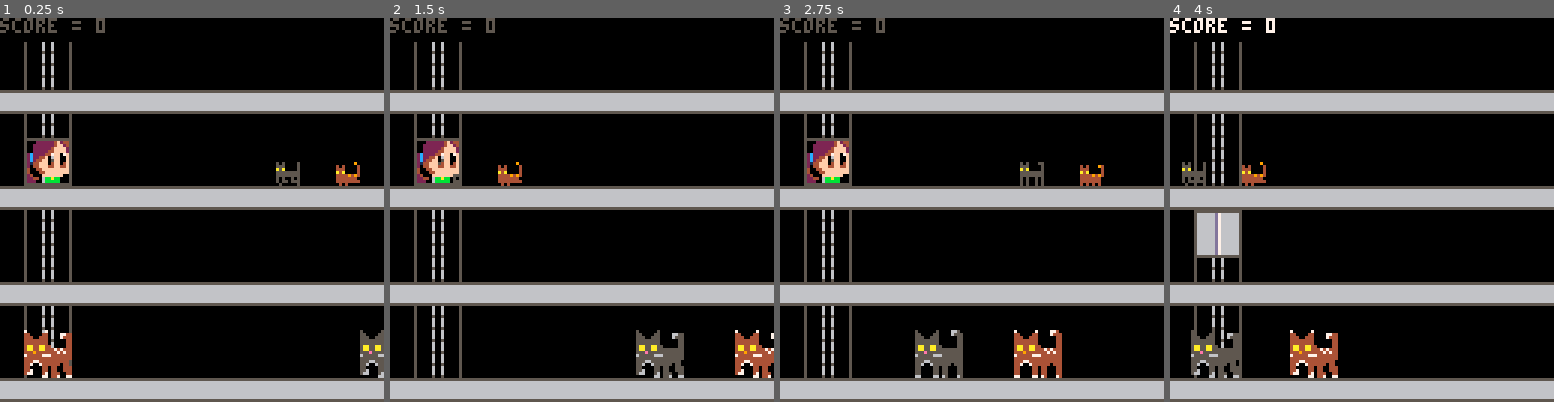
Above: before the commit, frames 1-4 (left to right).
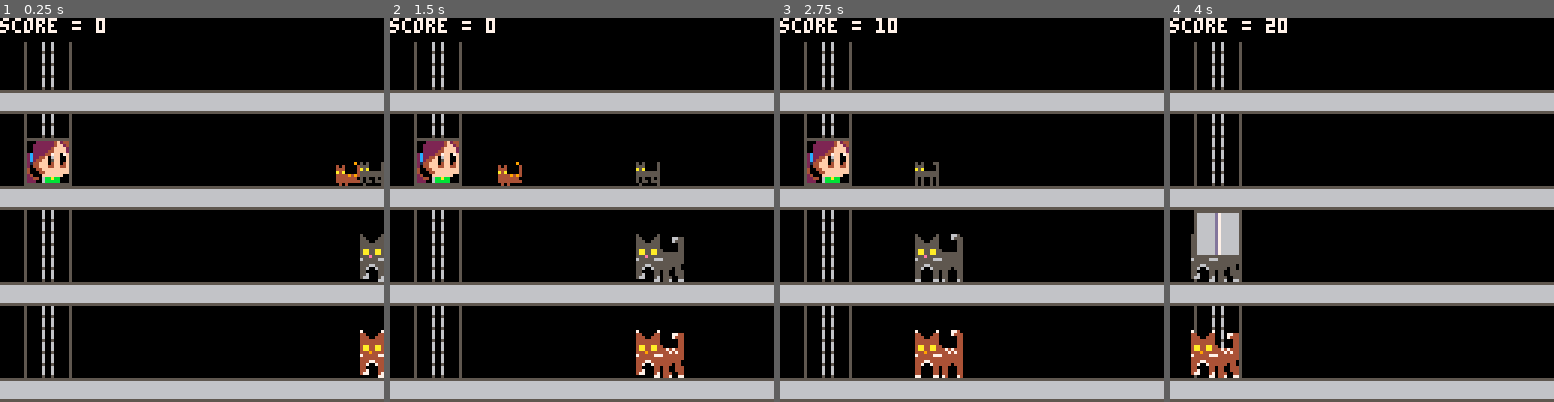
Above: after the commit, the same moments.

Repository: leonardost/cat-catcher-0
Game: PICO-8 cartridge cat_catcher_0.p8
Two runs of this game, one before a commit and one after it. Both use one fixed random seed, a clock stepped at 60 frames per second and the inputs below.
Inputs:
- Up to frame 1 (0.25 s): no input
- Up to frame 2 (1.5 s): tap O (Z key) at 0.7 s
- Up to frame 3 (2.75 s): hold Right 1.6-2.1 s; tap O (Z key) at 1.7, 2.1, 2.5 s; hold Up 2.15-2.42 s; hold Right from 2.47 s (still down)
- Up to frame 4 (4 s): tap O (Z key) at 2.9, 3.3, 3.7 s; release Right at 3.03 s; hold Left 3.08-3.58 s; hold Down 3.63-3.97 s

The runs differ from the first frame. In frame 1, 3.1% of the frame differs, in the area x 0-100%, y 0-94%; in frame 2, 3.6%; in frame 3, 4.4%, in the area x 0-85%, y 0-94%; in frame 4, 3.2%.

Commit message:
Implementing cat catching mechanic

Diff:
--- a/cat_catcher_0.p8
+++ b/cat_catcher_0.p8
@@ -22,60 +22,37 @@
 
 function _init()
   t = 0
-  graphics = {}
-  updatables = {}
+  -- actors can have .draw()
+  -- and/or .update() methods
+  actors = {}
+
   current_floor = 0
   score = 0
   caught_cats = 0
-
-  cat = cat_actor(108, 48)
-  cat2 = cat_actor2(128, 48)
-  bigcat = bigcat_actor(128, 104)
-  bigcat2 = bigcat_actor2(16, 104)
+  floor_base_y = 40
+
+  cat = cat_actor(0)
+  cat2 = cat_actor2(0)
+  bigcat = bigcat_actor(1)
+  bigcat2 = bigcat_actor2(2)
   girl = girl_actor(8, 40 + 32 * current_floor)
-  add(graphics, cat)
-  add(graphics, cat2)
-  add(graphics, bigcat)
-  add(graphics, bigcat2)
-  add(graphics, girl)
-  add(updatables, cat)
-  add(updatables, cat2)
-  add(updatables, bigcat)
-  add(updatables, bigcat2)
-  add(updatables, girl)
-
-  local girl1 = sprite(2, 2, { 20, 21, 36, 37 })
-  local girl2 = sprite(2, 2, { 22, 23, 38, 39 })
-  local girl3 = sprite(2, 2, { 24, 25, 40, 41 })
-  animation_idle = animation()
-  animation_idle.add_frame(girl1, 30)
-  animation_idle.add_frame(girl2, 2)
-  animation_idle.add_frame(girl3, 5)
-  animation_idle.add_frame(girl2, 2)
-  add(updatables, animation_idle)
-
-  local girl4 = sprite(2, 2, { 26, 27, 42, 43 })
-  local girl5 = sprite(2, 2, { 28, 29, 44, 45 })
-  animation_yawn = animation()
-  animation_yawn.add_frame(girl1, 30)
-  animation_yawn.add_frame(girl2, 5)
-  animation_yawn.add_frame(girl3, 20)
-  animation_yawn.add_frame(girl4, 13)
-  animation_yawn.add_frame(girl5, 40)
-  animation_yawn.add_frame(girl4, 13)
-  animation_yawn.add_frame(girl3, 20)
-  animation_yawn.add_frame(girl2, 5)
+  add(actors, cat)
+  add(actors, cat2)
+  add(actors, bigcat)
+  add(actors, bigcat2)
+  add(actors, girl)
 
   elevator = elevator_actor(8, 40 + 32 * current_floor)
-  add(graphics, elevator)
-  add(updatables, elevator)
+  add(actors, elevator)
 end
 
 function _update()
   t += 1
 
-  for obj in all(updatables) do
-    obj.update()
+  for obj in all(actors) do
+    if obj.update != nil then
+      obj.update()
+    end
   end
 
   if elevator.is_changing_floors() then
@@ -88,6 +65,10 @@
   if btn(⬇️) then
     change_floor(1)
   end
+  if btn(🅾️) then
+    catch()
+ 	end
+
   --[[
   if btn(⬅️) then
     girl.walk(-2)
@@ -119,16 +100,30 @@
     elevator.change_floor(direction)
     girl.change_floor(direction)
   end
-
+end
+
+function catch()
+  for actor in all(actors) do
+    if
+      actor.is_cat
+      and girl.is_close_enough_to(actor)
+      and actor.caught()
+    then
+	 	   score += 10
+	 	   del(actors, actor)
+    end
+  end
 end
 
 function _draw()
   cls()
   map(0, 0, 0, 0, 16, 16)
-  for gfx in all(graphics) do
-    gfx.draw()
-  end
-  print("score = " .. score, 0, 0)
+  for gfx in all(actors) do
+    if gfx.draw != nil then
+      gfx.draw()
+    end
+  end
+  print("score = " .. score, 0, 0, 7)
 end
 
 -->8
@@ -299,6 +294,15 @@
     end
   end
 
+  function girl.is_close_enough_to(cat)
+    if
+      girl.x + 16 + 8 >= cat.x
+      and floor == cat.get_floor()
+    then
+      return true
+    end
+  end
+
   blink_state.set_finished_callback(girl.idle)
   yawn_state.set_finished_callback(girl.idle)
 
@@ -357,42 +361,69 @@
 end
 
 -->8
-function cat_actor(x, y)
+function cat_actor(floor)
+  local life = 1
   local cat1 = sprite(1, 1, { 1 })
   local cat2 = sprite(1, 1, { 2 })
   local animation = animation()
+  local floor = floor
   animation.add_frame(cat1, 8)
   animation.add_frame(cat2, 8)
   local walking = state(
   	 "walking",
   	 animation
   )
-  local cat = actor(x, y, { walking })
-
-  cat.update = function()
+  local cat = actor(
+    128,
+    floor_base_y + 8 + floor * 32,
+    { walking }
+  )
+
+  function cat.update()
     cat.update_state()
-    cat.x -= 2
+    cat.x -= 1
     if cat.x < -8 then
       cat.x = 128
     end
   end
 
+  function cat.caught()
+    life -= 1
+    if life == 0 then
+      sfx(8)
+      return true
+    end
+    return false
+  end
+
+  cat.is_cat = true
+
+  function cat.get_floor()
+    return floor
+  end
+
   return cat
 end
 
-function cat_actor2(x, y)
+function cat_actor2(floor)
+  local life = 1
   local cat1 = sprite(1, 1, { 10 })
   local cat2 = sprite(1, 1, { 11 })
   local animation = animation()
+  local floor = floor
   animation.add_frame(cat1, 8)
   animation.add_frame(cat2, 8)
   local walking = state(
   	 "walking",
   	 animation
   )
-  local cat = actor(x, y, { walking })
-
-  cat.update = function()
+  local cat = actor(
+    128,
+    floor_base_y + 8 + floor * 32,
+    { walking }
+  )
+
+  function cat.update()
     cat.update_state()
     cat.x -= 2
     if cat.x < -8 then
@@ -400,13 +431,30 @@
     end
   end
 
+  function cat.caught()
+    life -= 1
+    if life == 0 then
+      sfx(8)
+      return true
+    end
+    return false
+  end
+
+  cat.is_cat = true
+
+  function cat.get_floor()
+    return floor
+  end
+
   return cat
 end
 
-function bigcat_actor(x, y)
+function bigcat_actor(floor)
+  local life = 3
   local cat1 = sprite(2, 2, { 16, 17, 32, 33 })
   local cat2 = sprite(2, 2, { 18, 19, 34, 35 })
   local animation = animation()
+  local floor = floor
   animation.add_frame(cat1, 8)
   animation.add_frame(cat2, 8)
   local walking = state(
@@ -414,9 +462,13 @@
   	 animation
   )
 
-  local bigcat = actor(x, y, { walking })
-
-  bigcat.update = function()
+  local bigcat = actor(
+    128,
+    floor_base_y + floor * 32,
+    { walking }
+  )
+
+  function bigcat.update()
     bigcat.update_state()
     bigcat.x -= 1
     if bigcat.x < -16 then
@@ -424,13 +476,29 @@
     end
   end
 
+  function bigcat.caught()
+    life -= 1
+    if life == 0 then
+      return true
+    end
+    return false
+  end
+
+  bigcat.is_cat = true
+
+  function bigcat.get_floor()
+    return floor
+  end
+
   return bigcat
 end
 
-function bigcat_actor2(x, y)
+function bigcat_actor2(floor)
+  local life = 3
   local cat1 = sprite(2, 2, { 64, 65, 80, 81 })
   local cat2 = sprite(2, 2, { 66, 67, 82, 83 })
   local animation = animation()
+  local floor = floor
   animation.add_frame(cat1, 8)
   animation.add_frame(cat2, 8)
   local walking = state(
@@ -438,9 +506,13 @@
   	 animation
   )
 
-  local bigcat = actor(x, y, { walking })
-
-  bigcat.update = function()
+  local bigcat = actor(
+    128,
+    floor_base_y + floor * 32,
+    { walking }
+  )
+
+  function bigcat.update()
     bigcat.update_state()
     bigcat.x -= 1
     if bigcat.x < -16 then
@@ -448,9 +520,22 @@
     end
   end
 
+  function bigcat.caught()
+    life -= 1
+    if life == 0 then
+      return true
+    end
+    return false
+  end
+
+  bigcat.is_cat = true
+
+  function bigcat.get_floor()
+    return floor
+  end
+
   return bigcat
 end
-
 
 -->8
 function elevator_actor(x, y)
